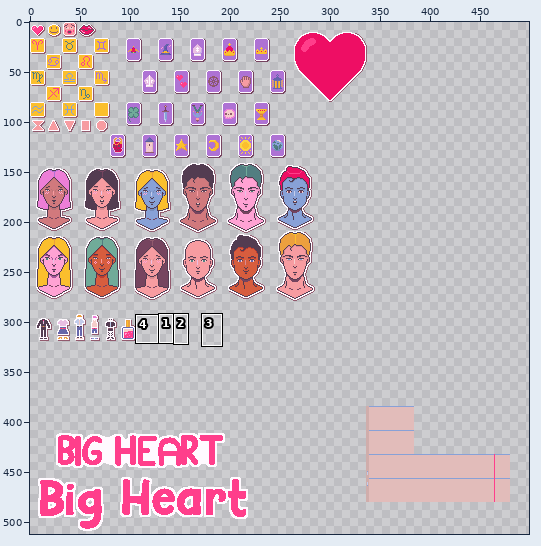
Sprite sheet, stored at Assets/Sprites/dateSim.png. Above: a wide view before the commit, with the close-up outlined.
Close-up. As it was:
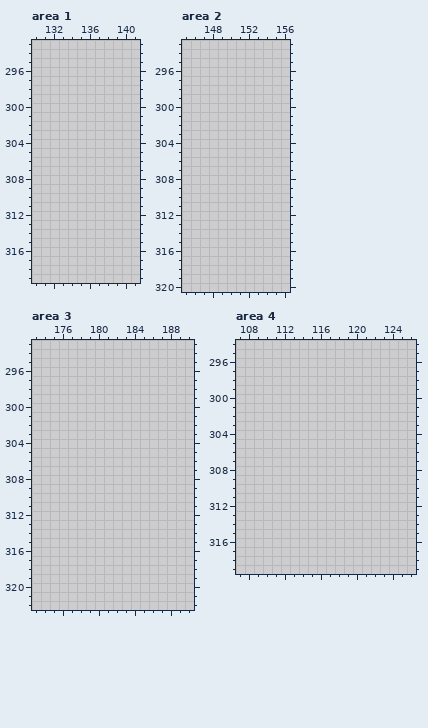
The file is 512x512 pixels. Colours within 5 levels of each other are drawn and written as one. Shown: area 1: x 130..141, y 293..319; area 2: x 145..156, y 293..320; area 3: x 173..190, y 293..322; area 4: x 107..126, y 294..319. The wide view leaves out empty margins. The commit also changed other parts of the picture, which this record leaves out.
After the commit:
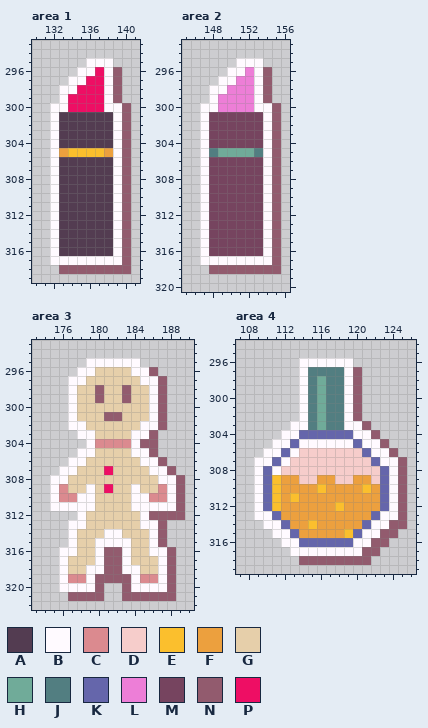
Palette (. is transparent): A #533c51  B #fffaff  C #db8a8f  D #f6cdcb  E #fbbf2d  F #eca03e  G #e6cfaa  H #70ab99  J #527e81  K #6566ab  L #ed7ed7  M #76445f  N #925b6e  P #ee0e64
The exact change:
Area 1:
y 295: x 136..138 ... -> BBB
y 296: x 135..139 ..... -> BBPBN
y 297: x 134..139 ...... -> BBPPBN
y 298: x 133..139 ....... -> BBPPPBN
y 299: x 133..139 ....... -> BPPPPBN
y 300: x 132..140 ......... -> BBPPPPBBN
y 301..304: x 132..140 ......... -> BAAAAAABN
y 305: x 132..140 ......... -> BFEEEEFBN
y 306..316: x 132..140 ......... -> BAAAAAABN
y 317: x 132..140 ......... -> BBBBBBBBN
y 318: x 133..140 ........ -> NNNNNNNN
Area 2:
y 295: x 151..153 ... -> BBB
y 296: x 150..154 ..... -> BBLBN
y 297: x 149..154 ...... -> BBLLBN
y 298: x 148..154 ....... -> BBLLLBN
y 299: x 148..154 ....... -> BLLLLBN
y 300: x 147..155 ......... -> BBLLLLBBN
y 301..304: x 147..155 ......... -> BMMMMMMBN
y 305: x 147..155 ......... -> BJHHHHJBN
y 306..316: x 147..155 ......... -> BMMMMMMBN
y 317: x 147..155 ......... -> BBBBBBBBN
y 318: x 148..155 ........ -> NNNNNNNN
Area 3:
y 295: x 179..184 ...... -> BBBBBB
y 296: x 178..186 ......... -> BBGGGGBBN
y 297: x 177..187 ........... -> BBGGGGGGBBN
y 298..299: x 177..187 ........... -> BGGNGGNGGBN
y 300: x 177..187 ........... -> BGGGGGGGGBN
y 301: x 177..187 ........... -> BGGGNNGGGBN
y 302: x 177..187 ........... -> BBGGGGGGBBN
y 303: x 178..186 ......... -> BBGGGGBBN
y 304: x 179..186 ........ -> BCCCCBNN
y 305: x 178..186 ......... -> BBGGGGBBN
y 306: x 177..187 ........... -> BBGGGGGGBBN
y 307: x 176..188 ............. -> BBGGGPGGGGBBN
y 308: x 175..189 ............... -> BBGGGGGGGGGGBBN
y 309: x 175..189 ............... -> BCGGBGPGGBGGCBN
y 310: x 175..189 ............... -> BCCBBGGGGBBCCBN
y 311: x 175..189 ............... -> BBBBBGGGGBBBBBN
y 312: x 178..189 ............ -> BGGGGGGBNNNN
y 313: x 177..187 ........... -> BBGGGGGGBBN
y 314: x 177..187 ........... -> BGGGBBGGGBN
y 315: x 177..187 ........... -> BGGBBBBGGBN
y 316: x 176..188 ............. -> BBGGBNNBGGBBN
y 317: x 176..188 ............. -> BGGGBNNBGGGBN
y 318: x 176..188 ............. -> BGGBBNNBBGGBN
y 319: x 176..188 ............. -> BCCBNNNNBCCBN
y 320: x 176..180 ..... -> BBBBN; x 183..188 ...... -> NBBBBN
y 321: x 177..180 .... -> NNNN; x 183..188 ...... -> NNNNNN
Area 4:
y 296: x 114..119 ...... -> BBBBBB
y 297: x 114..120 ....... -> BJJJJBN
y 298..302: x 114..120 ....... -> BJHJJBN
y 303: x 113..121 ......... -> BBJHJJBBN
y 304: x 112..122 ........... -> BBKKKKKKBBN
y 305: x 111..123 ............. -> BBKBBBBBBKBBN
y 306: x 110..124 ............... -> BBKBDDDDDDDKBBN
y 307: x 109..125 ................. -> BBKBDDDDDDDDDKBBN
y 308: x 109..125 ................. -> BKBDDDDDDDDDDDKBN
y 309: x 109..125 ................. -> BKEFFDDFFDDFFDKBN
y 310: x 109..125 ................. -> BKEFFFFEFFFFEFKBN
y 311: x 109..125 ................. -> BKEFEFFFFFFFFFKBN
y 312: x 109..125 ................. -> BKEFFFFFFEFFFFKBN
y 313: x 109..125 ................. -> BBKFFFFFFFFFFKBBN
y 314: x 110..125 ................ -> BBKFFEFFFFFKBBNN
y 315: x 111..124 .............. -> BBKFFFFFEKBBNN
y 316: x 112..123 ............ -> BBKKKKKKBBNN
y 317: x 113..122 .......... -> BBBBBBBBNN
y 318: x 114..121 ........ -> NNNNNNNN
